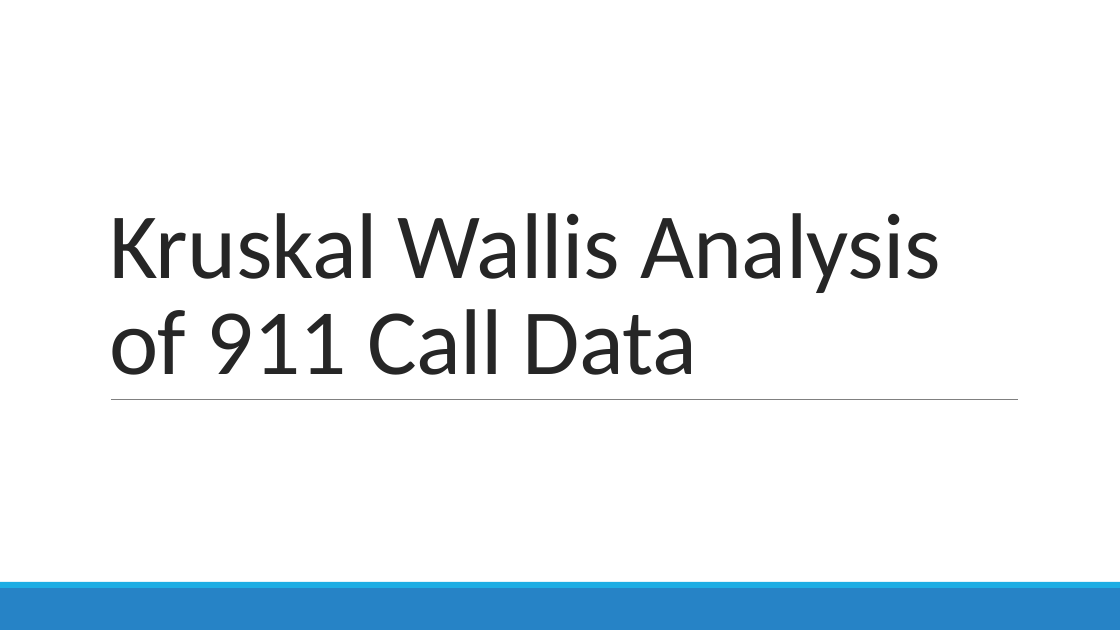
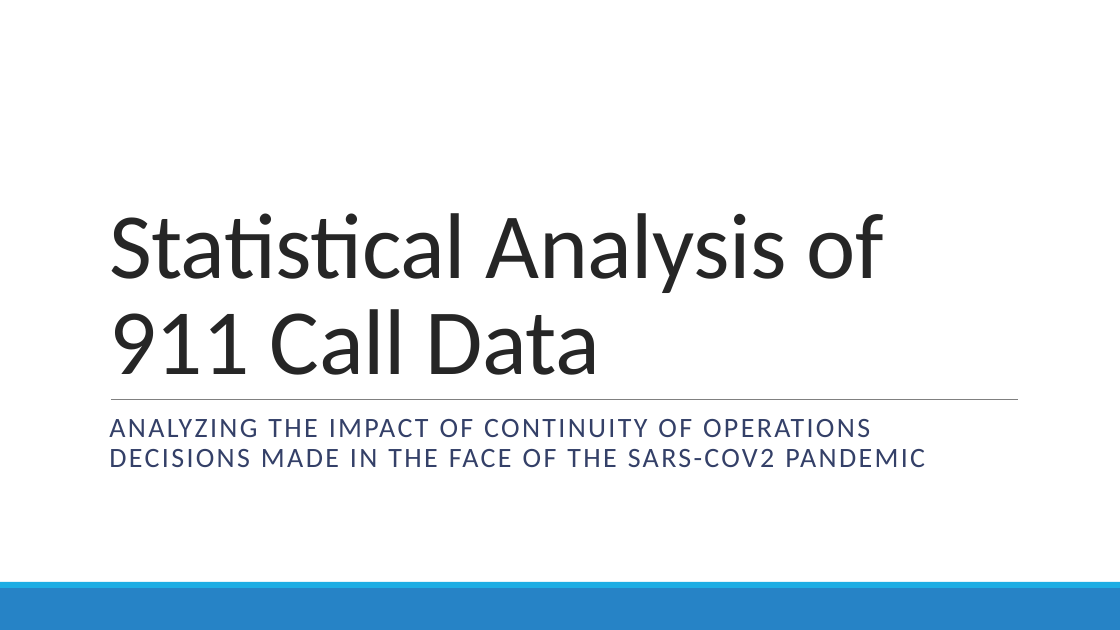
Before and after one commit to trdunsworth/WGU_Capstone, a slide deck: slide 1 of Dunsworth_Presentation.pptx. Drawn at 1120x630 pixels with LibreOffice and Linux fonts; fonts in the diff are those of the drawing. Boxes give left, top, right and bottom in pixels: in the first picture for what was removed or moved away, otherwise in the second. Text is boxed around its words. In the diff, an @@ line names an element or a change of style, - is before the commit and + after.

```diff
--- a/Dunsworth_Presentation.pptx
+++ b/Dunsworth_Presentation.pptx
@@ title at [109,213,884,375]: text changed @@
-Kruskal Wallis Analysis of 911 Call Data
+Statistical Analysis of 911 Call Data
@@ subtitle added at [109,419,925,467], 24 pt, text #344068 @@
+ANALYZING THE IMPACT OF CONTINUITY OF OPERATIONS DECISIONS MADE IN THE FACE OF THE SARS-COV2 PANDEMIC
```
Also in this commit, not shown: 9 slides added, 4 other files.
